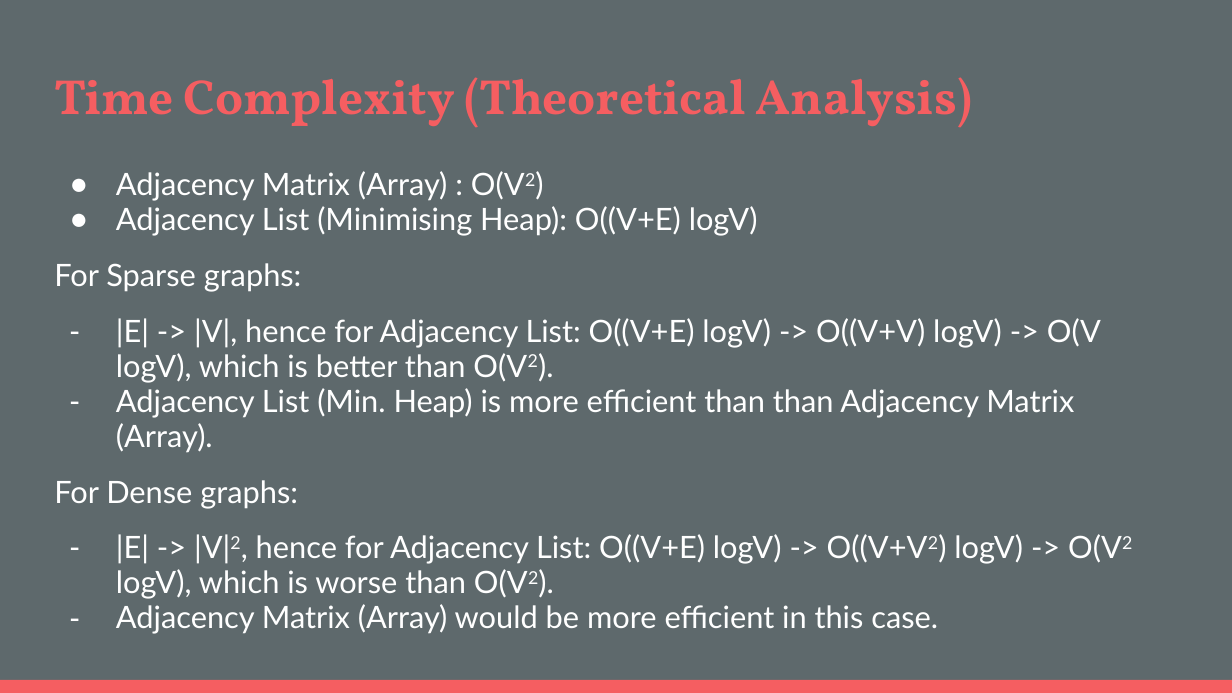
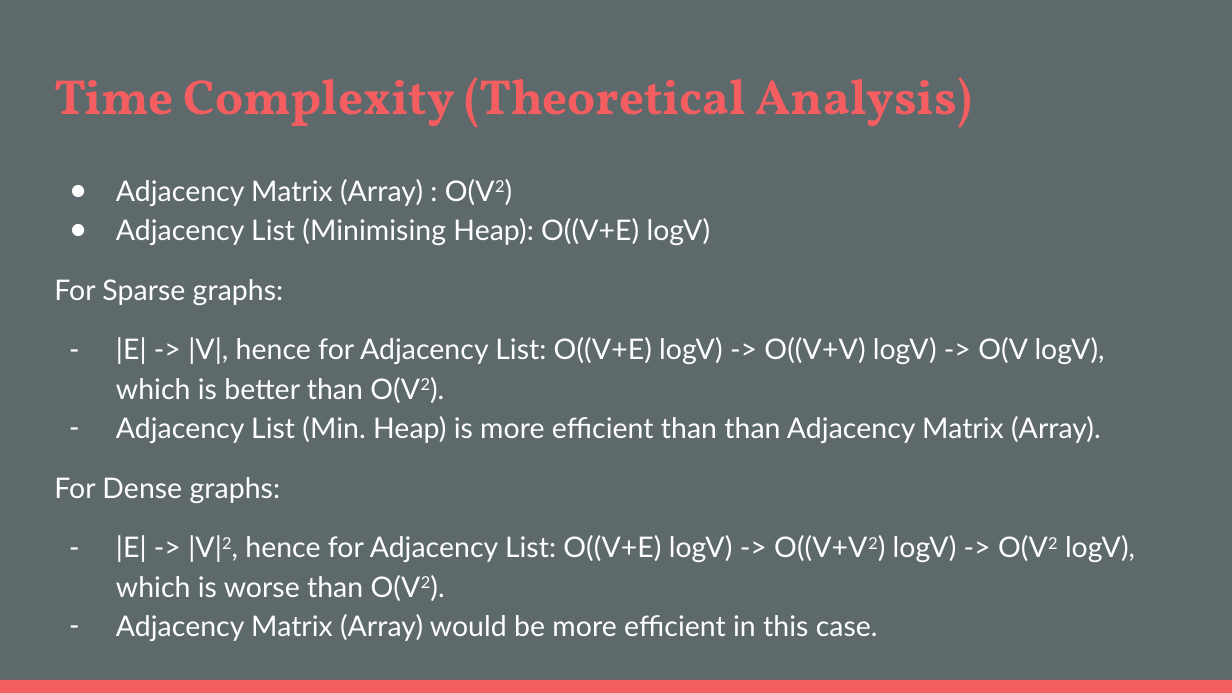
Before and after one commit to marcushooi/SC2001-Algorithm-Design-And-Analysis, a slide deck: slide 11 of Project 2/References/Slides/Project 2- another group.pptx. Drawn at 1232x693 pixels with LibreOffice and Linux fonts; fonts in the diff are those of the drawing. Boxes give left, top, right and bottom in pixels: in the first picture for what was removed or moved away, otherwise in the second. Text is boxed around its words. In the diff, an @@ line names an element or a change of style, - is before the commit and + after.

```diff
--- a/Project 2/References/Slides/Project 2- another group.pptx
+++ b/Project 2/References/Slides/Project 2- another group.pptx
@@ text "Adjacency Matrix (Array) : O(V2)" at <box>54,179,1135,641</box>: size 18 to 16.6 pt; line spacing 0.95 to 1.15 @@
```
Also in this commit, not shown: 4 other slides changed, 1 other file.
